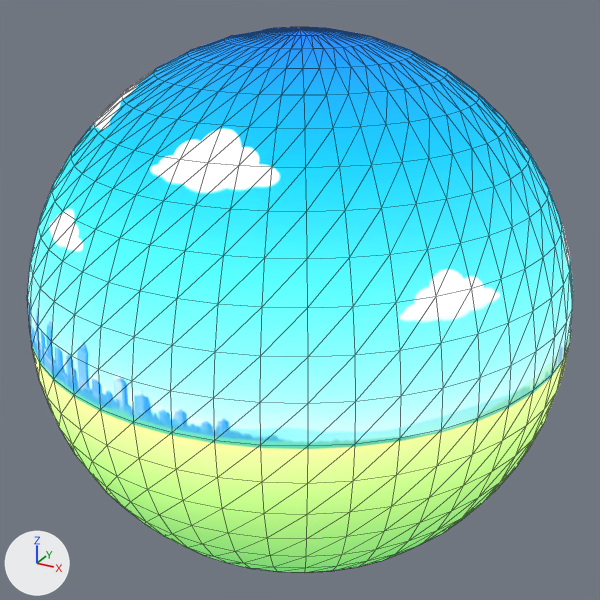
A saved change to the glTF model models/earth-sky.glb.
The view is the same before and after, from a camera (50 mm lens) standing at (16.4, -29.9, 14.9) and looking at (0.0, 0.0, 0.0). The axes (+X, +Y, +Z) are drawn at lower left. The lights are the same throughout. The picture after the commit comes second. Mesh edges are drawn as thin lines.

The scene before the commit, as lines of its bpy script (objects in view):
```python
mat_skytex = bpy.data.materials.new('SkyTex')
mat_skytex.use_nodes = True; mat_skytex.node_tree.nodes.clear()
_N = mat_skytex.node_tree.nodes; _L = mat_skytex.node_tree.links
n0 = _N.new('ShaderNodeBsdfPrincipled'); n0.name = 'Principled BSDF'
n0.inputs[2].default_value = 1.0  # 'Roughness'
n0.inputs[28].default_value = 1.0  # 'Emission Strength'
n1 = _N.new('ShaderNodeOutputMaterial'); n1.name = 'Material Output'
n2 = _N.new('ShaderNodeTexImage'); n2.name = 'Image Texture'
n2.image = img_earth_sky
n3 = _N.new('ShaderNodeTexImage'); n3.name = 'Image Texture.001'
n3.image = img_earth_sky
_L.new(n0.outputs[0], n1.inputs[0])  # 'BSDF' to 'Surface'
_L.new(n2.outputs[0], n0.inputs[27])  # 'Color' to 'Emission Color'
_L.new(n3.outputs[0], n0.inputs[0])  # 'Color' to 'Base Color'
me_sky = bpy.data.meshes.new('Sky')
me_sky.from_pydata(...)  # 1225 vertices, 2304 faces; spans x -11.6..11.6, y -11.6..11.6, z -11.6..11.6
me_sky.materials.append(mat_skytex)
ob_sky = bpy.data.objects.new('Sky', me_sky)
ob_sky.location = (0.0, 0.0, 0.0)
```
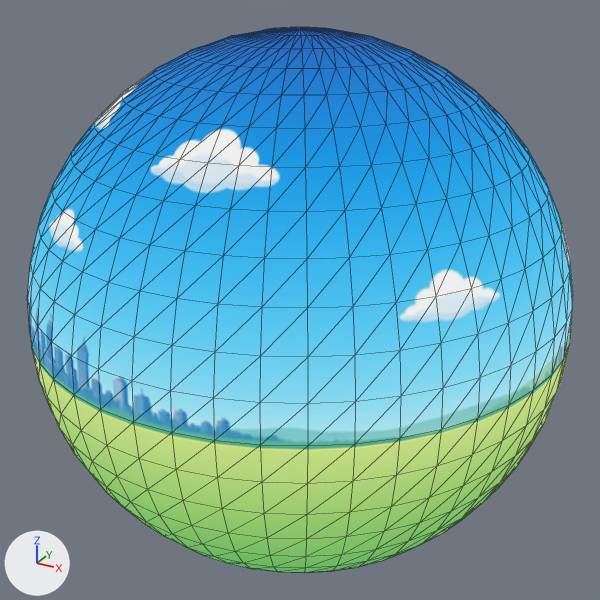
Where the change shows, as pixel boxes (x1, y1, x2, y2) in the pictures (600 x 600 px):
'Sky', surface changed: (27, 27, 573, 573) in both

What changed in the scene script:
```text
Change mat_skytex:
    where n0 = _N.new('ShaderNodeBsdfPrincipled'); n0.name = 'Principled BSDF'
    add n0.inputs[0].default_value = (0.0, 0.0, 0.0, 1.0)  # 'Base Color', black #000000
    n0.inputs[28].default_value: 1.0 -> 0.85  # 'Emission Strength'
    remove n3 = _N.new('ShaderNodeTexImage'); n3.name = 'Image Texture.001'
    remove n3.image = img_earth_sky
    remove _L.new(n3.outputs[0], n0.inputs[0])  # 'Color' to 'Base Color'
```
